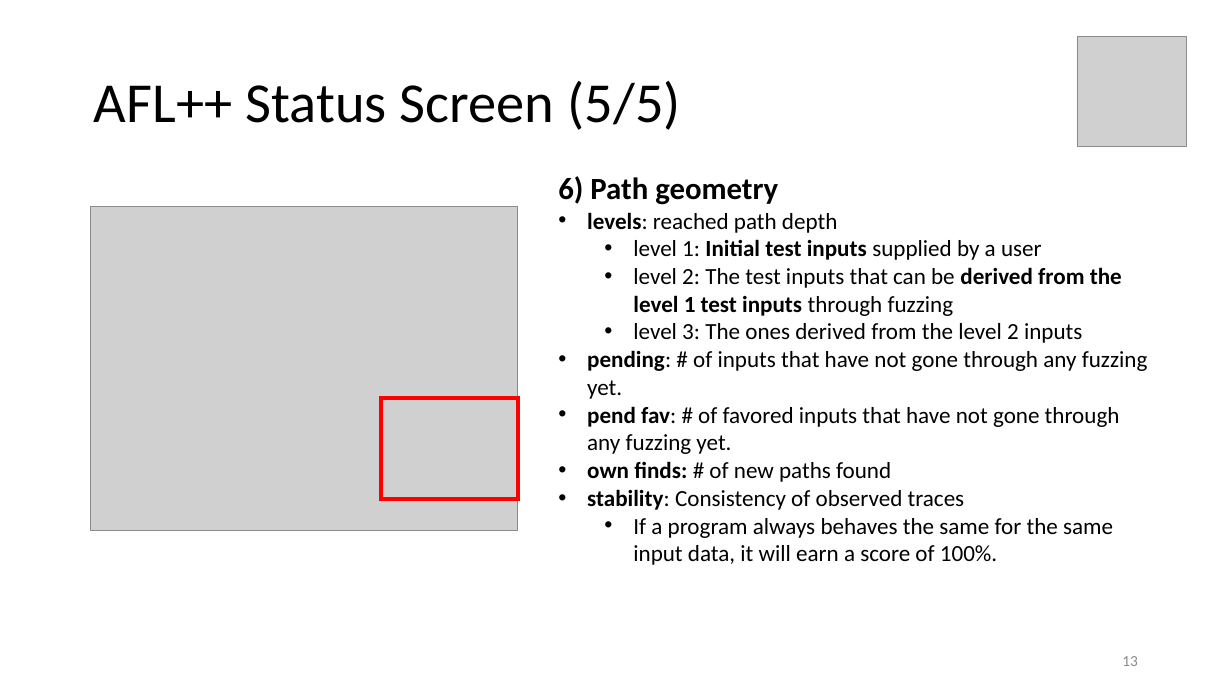
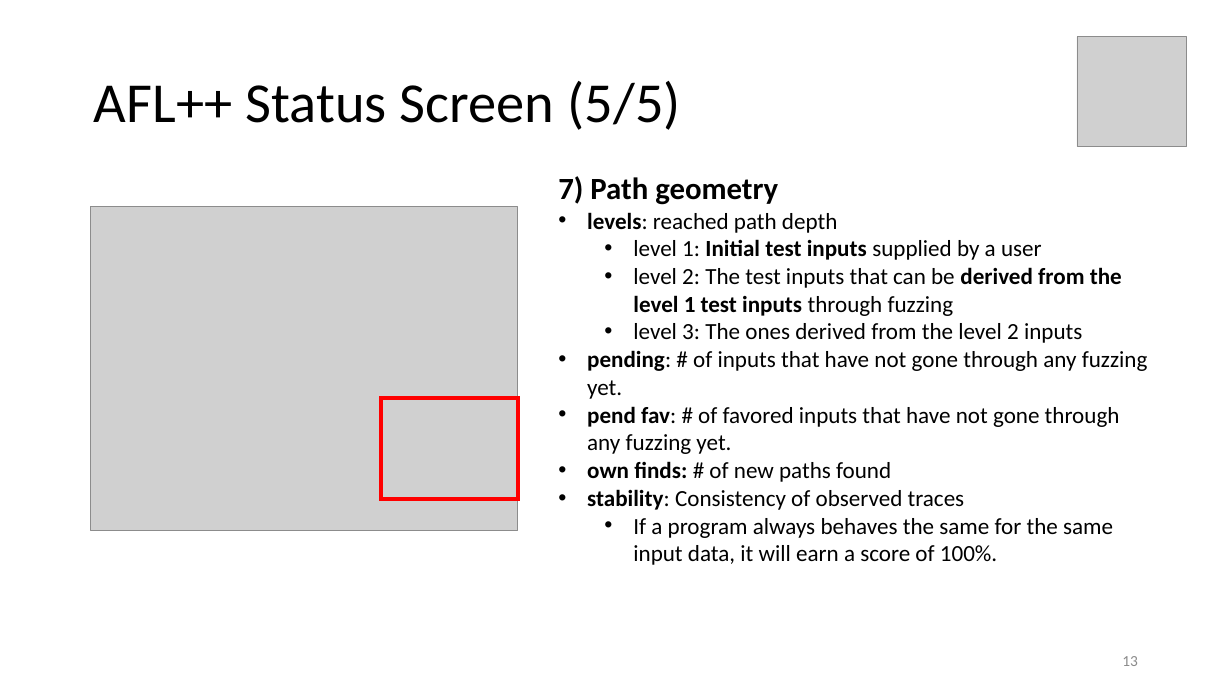
Before and after one commit to swtv-kaist/cs40508-fall26, a slide deck: slide 13 of 4-fuzzing/lec42-fuzzing_with_afl++-v3.pptx. Drawn at 1232x693 pixels with LibreOffice and Linux fonts; fonts in the diff are those of the drawing; grey boxes stand for pictures. Boxes give left, top, right and bottom in pixels: in the first picture for what was removed or moved away, otherwise in the second. Text is boxed around its words. In the diff, an @@ line names an element or a change of style, - is before the commit and + after.

```diff
--- a/4-fuzzing/lec42-fuzzing_with_afl++-v3.pptx
+++ b/4-fuzzing/lec42-fuzzing_with_afl++-v3.pptx
@@ text at <box>558,176,778,205</box>: text changed @@
-6) Path geometry
+7) Path geometry
```
Also in this commit, not shown: 4 other slides changed, 1 other file.
